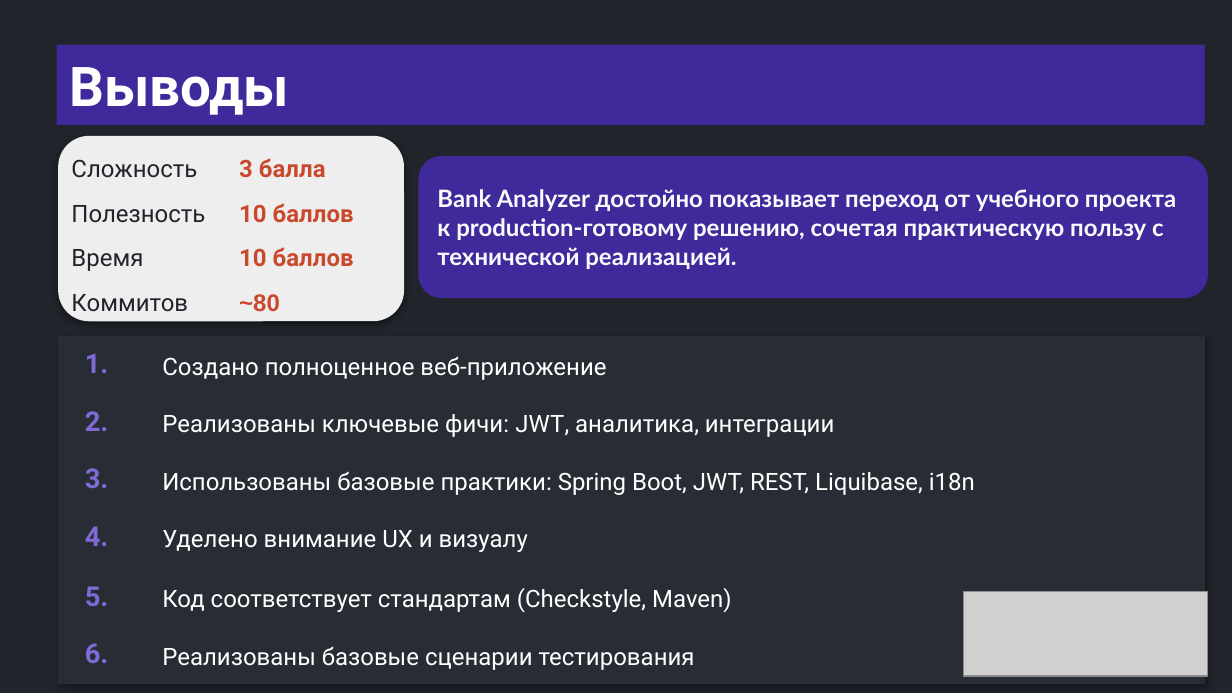
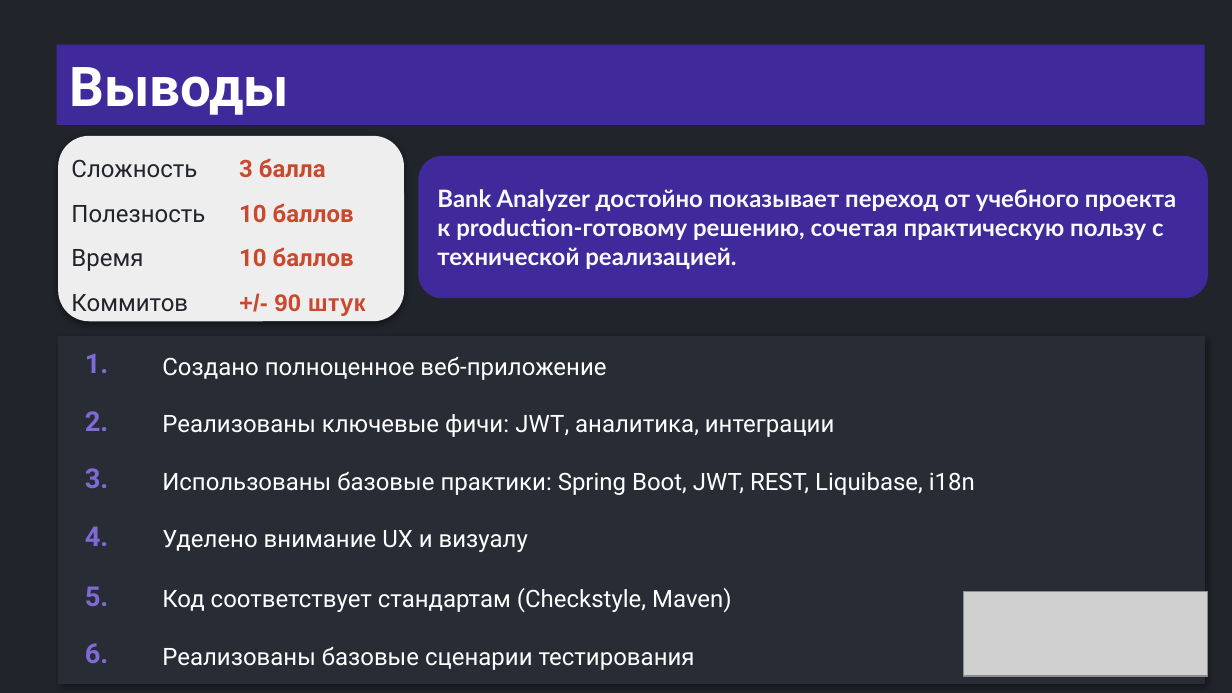
Before and after one commit to semusv/Bank_analyzer, a slide deck: slide 25 of bank_analyzer.pptx (slide 24 before the commit). Drawn at 1232x693 pixels with LibreOffice and Linux fonts; fonts in the diff are those of the drawing; grey boxes stand for pictures. Boxes give left, top, right and bottom in pixels: in the first picture for what was removed or moved away, otherwise in the second. Text is boxed around its words. In the diff, an @@ line names an element or a change of style, - is before the commit and + after.

```diff
--- a/bank_analyzer.pptx
+++ b/bank_analyzer.pptx
@@ table at (x1=65, y1=144, x2=397, y2=322) @@
-row 4, column 2: ~80
+row 4, column 2: +/- 90 штук
```
Also in this commit, not shown: 1 slide added.
